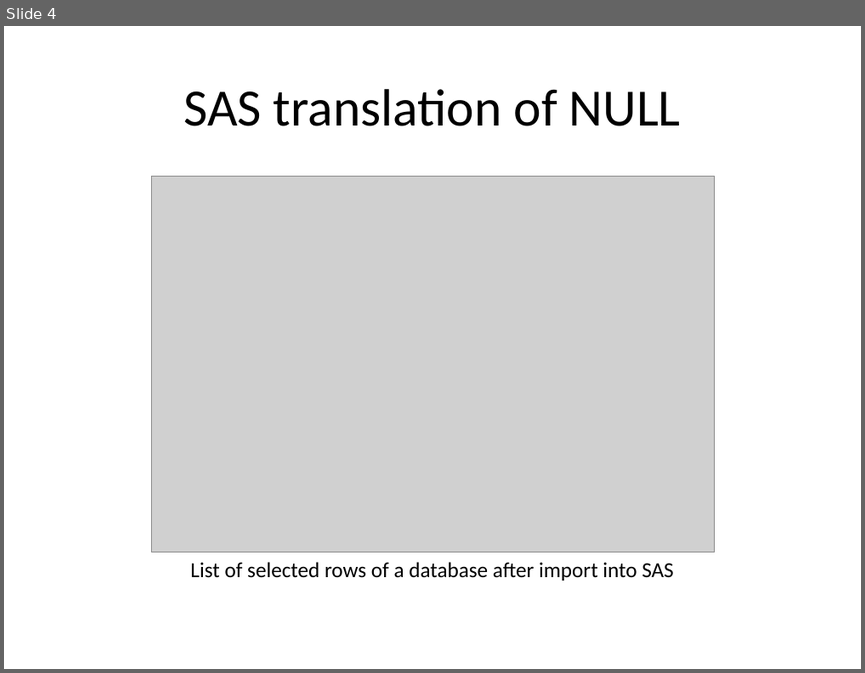
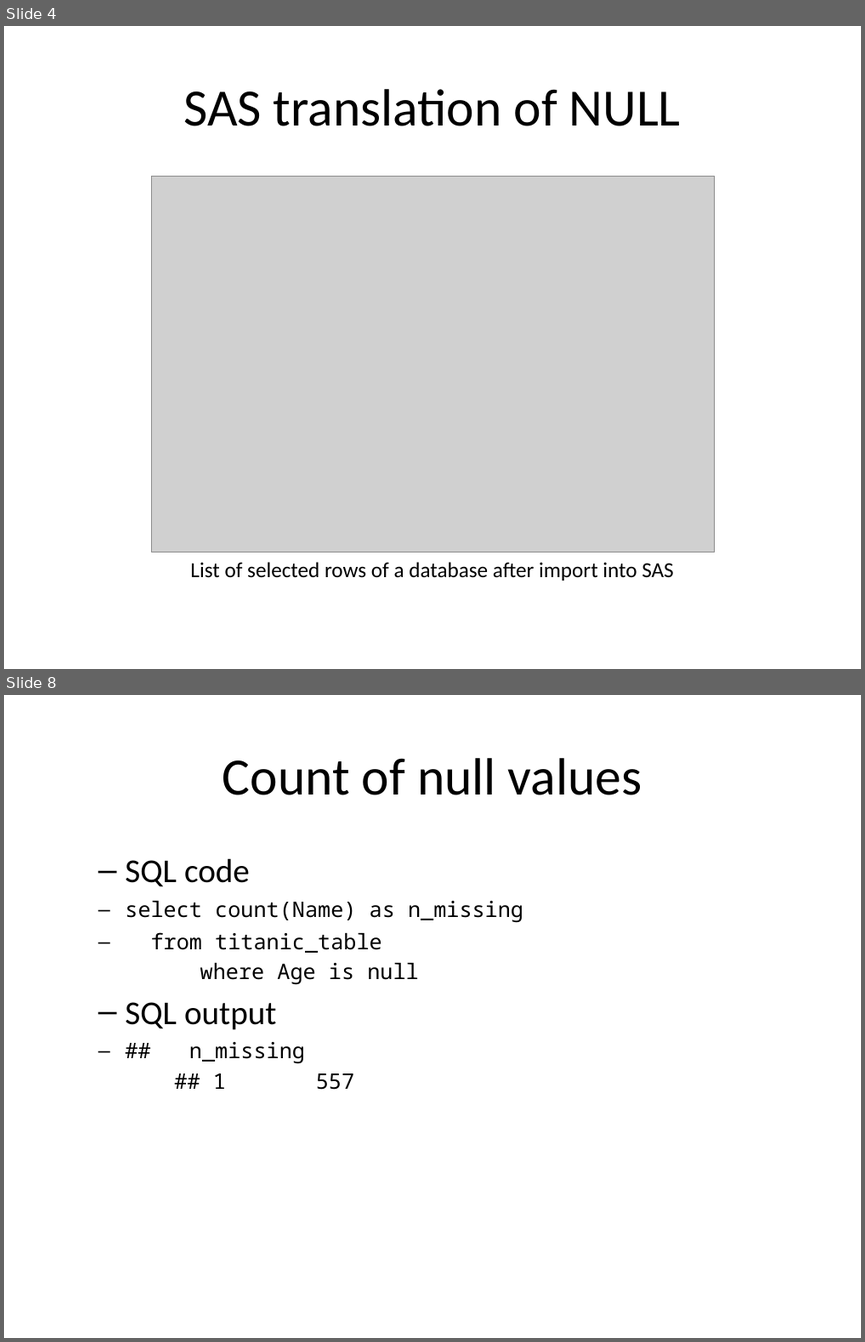
Before and after one commit to pmean/introduction-to-sql, a slide deck: src/null-values.pptx. Shown one above the other, each under a label of ours: slide 4 before the commit, slides 4 and 8 after it; the slides between them are not shown. The pictures are 865x673 and 865x1342 pixels, drawn with LibreOffice and Linux fonts; fonts in the diff are those of the drawing; grey boxes stand for pictures. Boxes give left, top, right and bottom in pixels: in the first picture for what was removed or moved away, otherwise in the second. Text is boxed around its words. In the diff, an @@ line names an element or a change of style, - is before the commit and + after.

```diff
--- a/src/null-values.pptx
+++ b/src/null-values.pptx
@@ slide 8 added at (4,695,861,1338), background #FFFFFF @@
@@ title added at (222,758,642,795), 44 pt, text #000000 @@
+Count of null values
@@ text added at (125,858,523,1089), 18 pt, text #000000 @@
+  – SQL code
+select count(Name) as n_missing
+from titanic_table
+where Age is null
+  – SQL output
+## n_missing
+## 1 557
```
Also in this commit, not shown: 2 slides changed, 14 other slides added, 2 other files.
